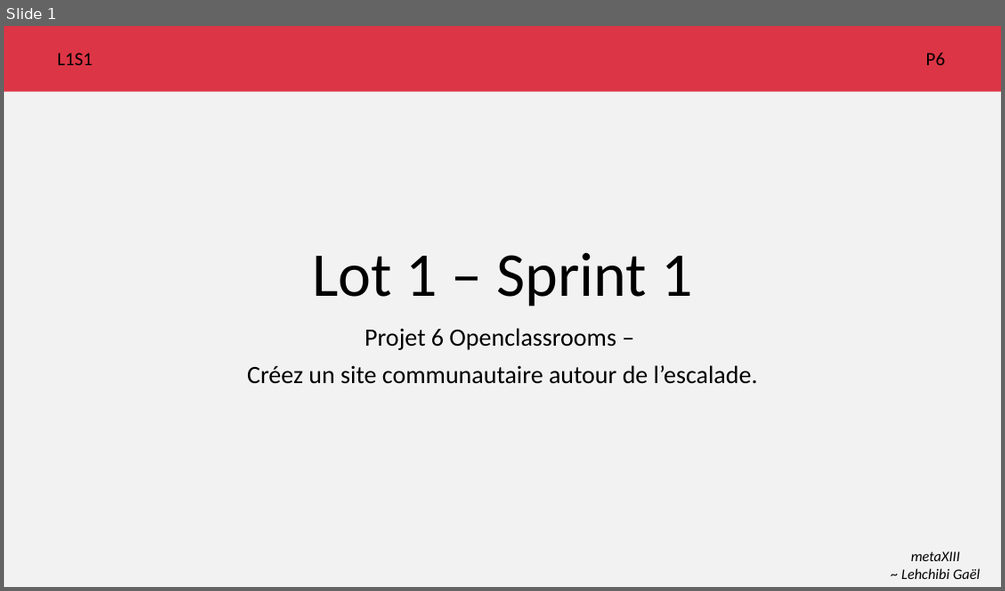
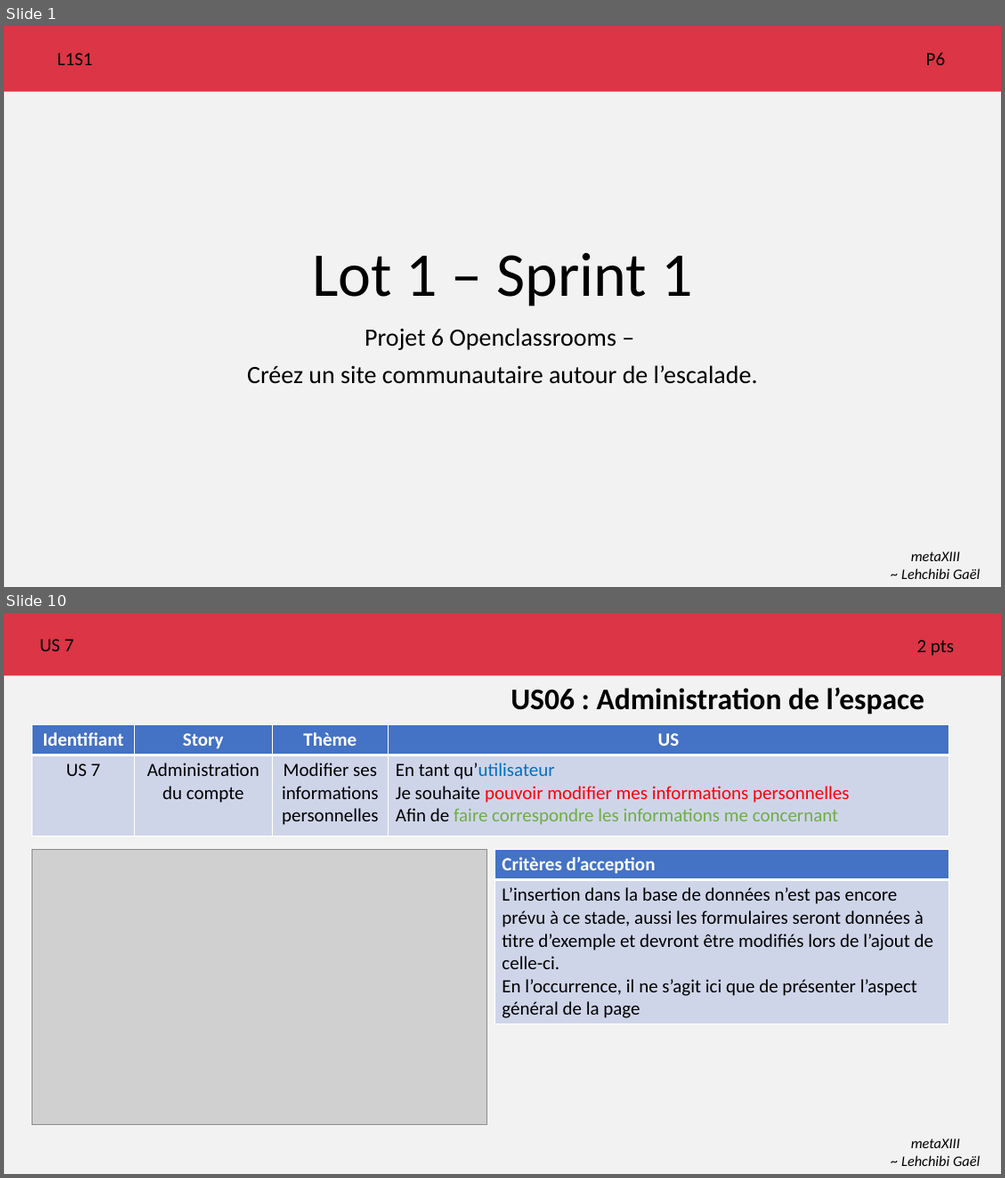
Before and after one commit to metaXIII/OC-java-P6, a slide deck: agile/Lot 1/Sprint 1/escalade.pptx. Shown one above the other, each under a label of ours: slide 1 before the commit, slides 1 and 10 after it; the slides between them are not shown. The pictures are 1005x591 and 1005x1178 pixels, drawn with LibreOffice and Linux fonts; fonts in the diff are those of the drawing; grey boxes stand for pictures. Boxes give left, top, right and bottom in pixels: in the first picture for what was removed or moved away, otherwise in the second. Text is boxed around its words. In the diff, an @@ line names an element or a change of style, - is before the commit and + after.

```diff
--- a/agile/Lot 1/Sprint 1/escalade.pptx
+++ b/agile/Lot 1/Sprint 1/escalade.pptx
@@ slide 10 added at (x1=4, y1=613, x2=1001, y2=1174), background #F2F2F2 @@
@@ rectangle added at (x1=4, y1=613, x2=1001, y2=676), fill #DC3545 @@
@@ text added at (x1=40, y1=639, x2=74, y2=651), 18 pt, text #000000 @@
+US 7
@@ text added at (x1=917, y1=640, x2=954, y2=656), 18 pt, text #000000 @@
+2 pts
@@ title added at (x1=510, y1=687, x2=924, y2=714), 28.8 pt, text #000000, bold @@
+US06 : Administration de l’espace
@@ table added at (x1=32, y1=724, x2=948, y2=835), 2 rows, 4 columns @@
+Identifiant | Story | Thème | US
+US 7 | Administration du compte | Modifier ses informations personnelles | En tant qu’utilisateur / Je souhaite pouvoir modifier mes informations personnelles / Afin de faire correspondre les informations me concernant
@@ rectangle added at (x1=32, y1=850, x2=487, y2=1125), outline #325491 1 pt @@
@@ picture added at (x1=32, y1=850, x2=487, y2=1125) @@
@@ table added at (x1=494, y1=850, x2=949, y2=1022), 2 rows, 1 columns @@
+Critères d’acception
+L’insertion dans la base de données n’est pas encore prévu à ce stade, aussi les formulaires seront données à titre d’exemple et devront être modifiés lors de l’ajout de celle-ci. / En l’occurrence, il ne s’agit ici que de présenter l’aspect général de la page
@@ text added at (x1=901, y1=1138, x2=979, y2=1166), 14 pt, text #000000, italic @@
+metaXIII
+~ Lehchibi Gaël
```
Also in this commit, not shown: 4 slides changed, 6 other slides added, 1 slide removed.
